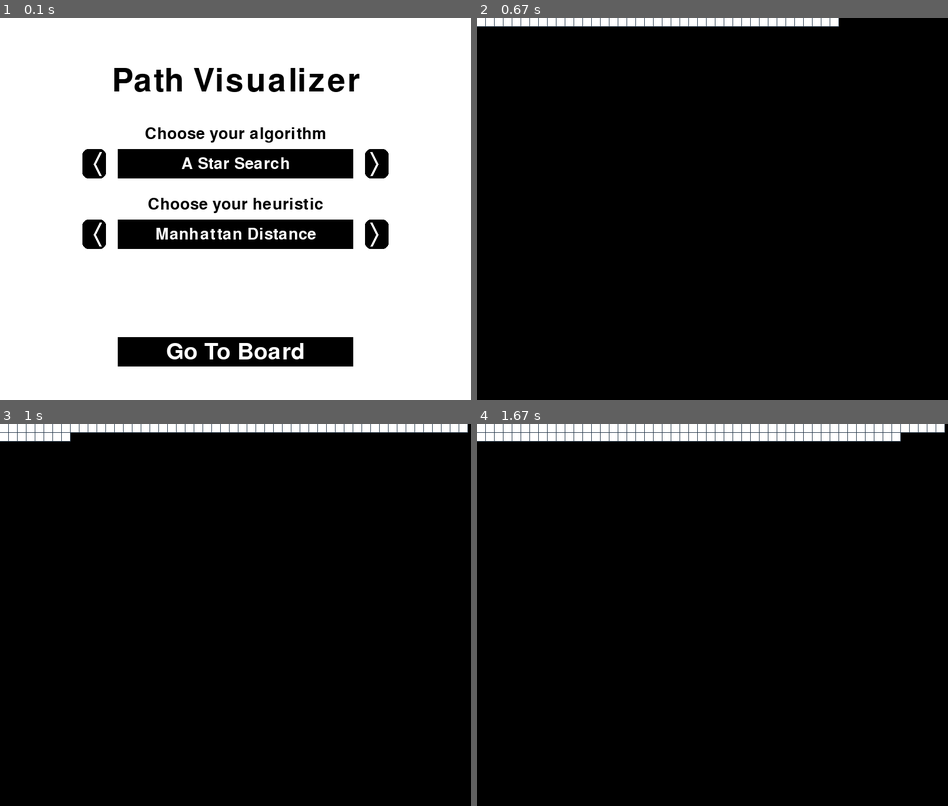
Above: before the commit, frames 1-4 (two rows, left to right).
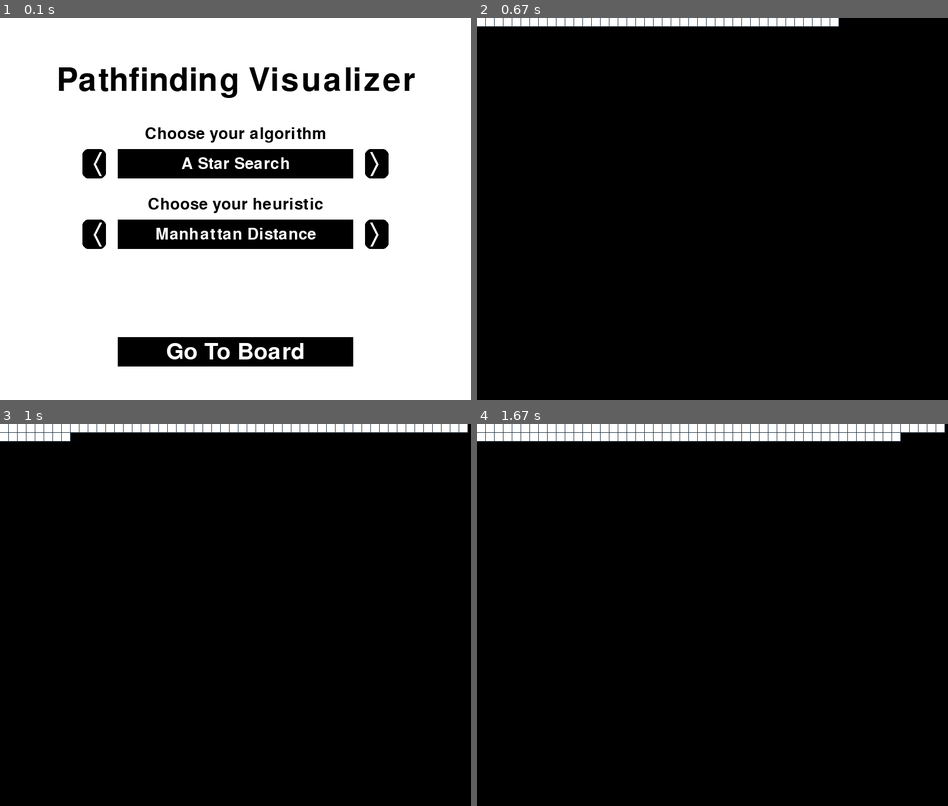
Above: after the commit, the same moments.

Repository: MrJoeKr/Pathfinding-Visualizer-Python
Game: pygame game, started from run.pyw
Two runs of this game, one before a commit and one after it. Both use one fixed random seed, a clock stepped at 60 frames per second and the inputs below.
Inputs (mouse positions are in pixels of both pictures, inside the frame that each line leads up to):
- Up to frame 1 (0.1 s): no input
- Up to frame 2 (0.67 s): click (712, 350) at 0.38 s
- Up to frame 3 (1 s): no input
- Up to frame 4 (1.67 s): no input

The runs differ from the first frame. In frame 1, 2.6% of the frame differs, in the area x 12-89%, y 12-21%; in frame 2, nothing differs; in frame 3, nothing differs; in frame 4, nothing differs.

Commit message:
Hide heuristic (WIP), small refactor

Diff:
--- a/library/application.py
+++ b/library/application.py
@@ -3,15 +3,14 @@
 # Project files
 from library.windows.board import BoardWindow
 from library.windows.menu import MenuWindow
-import library.pathfinding.algorithms as pfa
-from library.constants.color import *
-from library.constants.config import *
+import library.pathfinding.algorithms as path_algorithms
+import library.constants.config as config
 
 # Initialize pygame
 pygame.init()
 
-DISPLAY = pygame.display.set_mode((DISPLAY_WIDTH, DISPLAY_HEIGTH))
-pygame.display.set_caption("A* path finder")
+DISPLAY = pygame.display.set_mode((config.DISPLAY_WIDTH, config.DISPLAY_HEIGTH))
+pygame.display.set_caption("Pathfinding Visualizer by MrJoeKr")
 MAINCLOCK = pygame.time.Clock()
 
 
@@ -22,10 +21,10 @@
         # Initialize menu window object
         self._menu_window = MenuWindow(self.display)
         # Initialize board window object
-        self._board_window = BoardWindow(DISPLAY, ROWS, COLS)
+        self._board_window = BoardWindow(DISPLAY, config.ROWS, config.COLS)
 
-        self.algorithm: pfa.SearchFunction = pfa.search_a_star
-        self.heuristic: pfa.HeuristicFunction = pfa.euclidian_distance
+        self.algorithm: path_algorithms.SearchFunction = path_algorithms.search_a_star
+        self.heuristic: path_algorithms.HeuristicFunction = path_algorithms.manhattan_distance
 
     def run_app(self):
 
@@ -42,7 +41,7 @@
             self._menu_window.process_mouse_events()
             self._menu_window.process_key_events()
 
-            MAINCLOCK.tick(FPS)
+            MAINCLOCK.tick(config.FPS)
 
         # Initialize functions for pathfinding
         self.algorithm = self._menu_window.get_algorithm()
@@ -67,7 +66,7 @@
 
                 self._board_window.user_wants_menu = False
 
-            MAINCLOCK.tick(FPS)
+            MAINCLOCK.tick(config.FPS)
 
 
 if __name__ == "__main__":
--- a/library/windows/menu.py
+++ b/library/windows/menu.py
@@ -6,10 +6,12 @@
 import library.constants.color as color
 from library.text_panel import TextPanel
 import library.pathfinding.algorithms as algorithms
-from library.constants.config import DISPLAY_WIDTH, DISPLAY_HEIGTH
-
-CENTER_WIDTH = DISPLAY_WIDTH / 2
-TITLE_HEIGHT = DISPLAY_HEIGTH / 6
+import library.constants.config as config
+
+CENTER_WIDTH = config.DISPLAY_WIDTH / 2
+TITLE_HEIGHT = config.DISPLAY_HEIGTH / 6
+
+BACKGROUND_COLOR = color.WHITE
 
 ALGO_TEXT_HEIGHT = TITLE_HEIGHT + 90
 ALGO_BUTTON_HEIGHT = ALGO_TEXT_HEIGHT + 50
@@ -38,7 +40,7 @@
         self.heuristic_idx = 0
 
     def draw_window(self) -> None:
-        self.display.fill(color.WHITE)
+        self.display.fill(BACKGROUND_COLOR)
 
         self._draw_title_text()
 
@@ -60,7 +62,7 @@
         font = pygame.font.Font(None, 40)
         text = font.render("Choose your heuristic", True, color.BLACK)
 
-        algo_rect = text.get_rect(center=(DISPLAY_WIDTH / 2, HEURISTIC_TEXT_HEIGHT))
+        algo_rect = text.get_rect(center=(config.DISPLAY_WIDTH / 2, HEURISTIC_TEXT_HEIGHT))
 
         self.display.blit(text, algo_rect)
 
@@ -71,6 +73,7 @@
         self.selected_heuristic_text, self.selected_heuristic_func = self.heuristics[
             self.heuristic_idx
         ]
+
 
         self._draw_heuristic_button_text()
 
@@ -145,7 +148,7 @@
             "Choose your algorithm", True, color.BLACK
         )
 
-        algo_rect = algo_text.get_rect(center=(DISPLAY_WIDTH / 2, ALGO_TEXT_HEIGHT))
+        algo_rect = algo_text.get_rect(center=(config.DISPLAY_WIDTH / 2, ALGO_TEXT_HEIGHT))
 
         self.display.blit(algo_text, algo_rect)
 
@@ -206,10 +209,10 @@
     # Draw title text
     def _draw_title_text(self) -> None:
         title_font = pygame.font.Font(None, 80)
-        title_text = title_font.render("Path Visualizer", True, color.BLACK)
+        title_text = title_font.render("Pathfinding Visualizer", True, color.BLACK)
         # Center the text
-        up_padding = DISPLAY_HEIGTH / 8
-        text_rect = title_text.get_rect(center=(DISPLAY_WIDTH / 2, TITLE_HEIGHT))
+        up_padding = config.DISPLAY_HEIGTH / 8
+        text_rect = title_text.get_rect(center=(config.DISPLAY_WIDTH / 2, TITLE_HEIGHT))
 
         self.display.blit(title_text, text_rect)
 
@@ -265,6 +268,14 @@
 
         pygame.display.update(self.algo_button)
 
+    def _hide_heuristic_button(self) -> None:
+        pygame.draw.rect(self.display, BACKGROUND_COLOR, self.heuristic_button)
+        pygame.draw.rect(self.display, BACKGROUND_COLOR, self.left_heuristic_arrow)
+        pygame.draw.rect(self.display, BACKGROUND_COLOR, self.right_heuristic_arrow)
+
+        pygame.display.update([self.heuristic_button, self.left_heuristic_arrow, self.right_heuristic_arrow])
+
+
     def _process_left_right_arrow_buttons(self, mx: int, my: int) -> None:
 
         if self.left_algo_arrow.collidepoint(mx, my):
@@ -272,6 +283,12 @@
 
         if self.right_algo_arrow.collidepoint(mx, my):
             self._update_algorithm_selection(self.algo_idx + 1)
+
+        # # Heuristics only for A Star Search
+        # if self.selected_algo_text != "A Star Search":
+        #     self._hide_heuristic_button()
+        # else:
+        #     pass
 
         if self.left_heuristic_arrow.collidepoint(mx, my):
             self._update_heuristic_selection(self.heuristic_idx - 1)
